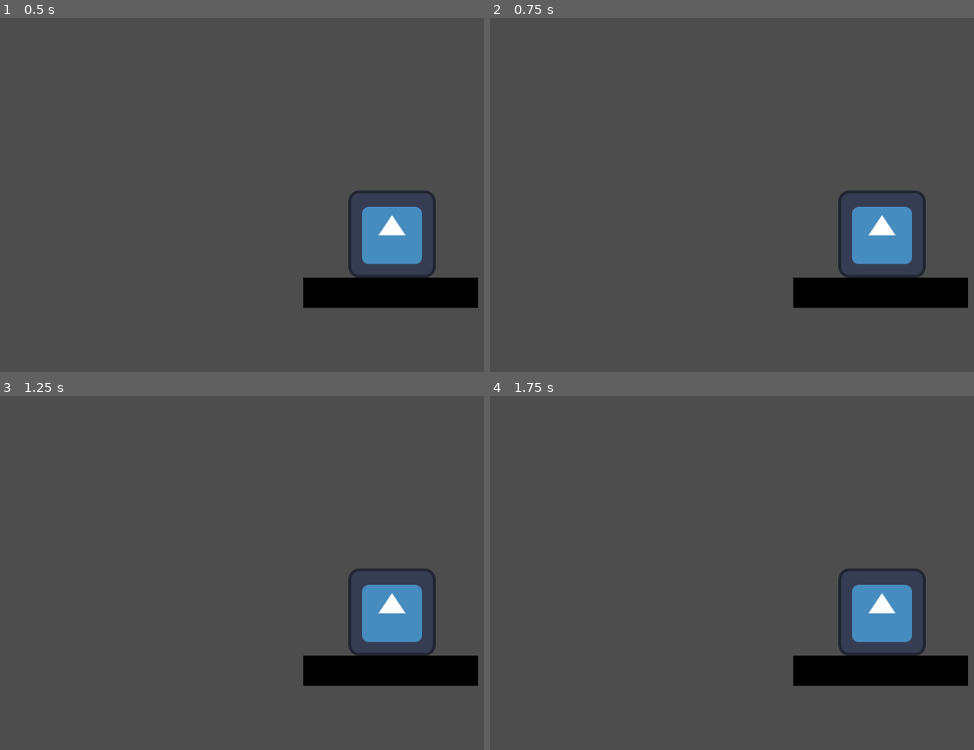
Above: before the commit, frames 1-4 (two rows, left to right).
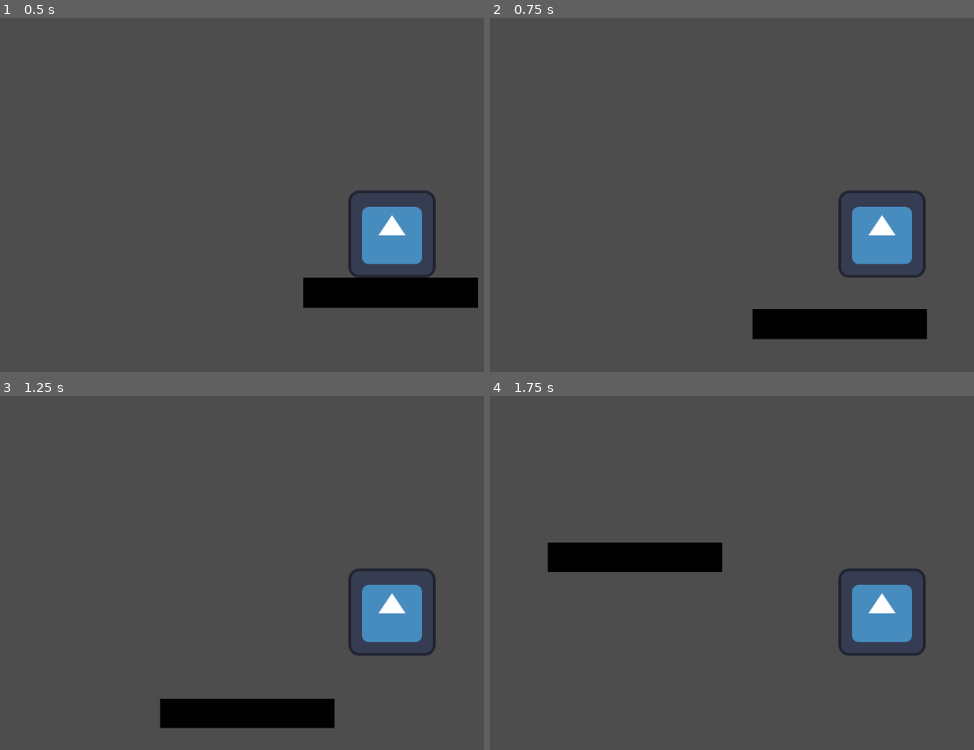
Above: after the commit, the same moments.

Repository: facundooli/plataformero
Game: Godot game, scene res://nivel.tscn
The game is run twice, just before and just after one commit, with the same random seed, the same clock (stepped at 60 frames per second) and the same inputs. Before the commit the project has no main scene; this scene is started directly in both runs. The engine's default icon, where the game draws it, is replaced by a stand-in: a white triangle on a blue panel in a dark square.
Inputs:
- Up to frame 1 (0.5 s): no input
- Up to frame 2 (0.75 s): tap Enter at 0.5 s; hold D (derecha, bound only after the commit) from 0.53 s (still down); tap W (salto, bound only after the commit) at 0.6 s
- Up to frame 3 (1.25 s): keep holding D (derecha, bound only after the commit); tap W (salto, bound only after the commit) at 0.77, 1.07 s
- Up to frame 4 (1.75 s): keep holding D (derecha, bound only after the commit); tap W (salto, bound only after the commit) at 1.35, 1.52 s

Frame 1 is identical in both runs. In frame 2, 6.2% of the frame differs, in the area x 54-99%, y 73-91%; in frame 3, 6.1%; in frame 4, 6.1%.

Commit message:
agregar controles kugador

Diff:
--- a/plataformero/project.godot
+++ b/plataformero/project.godot
@@ -11,5 +11,27 @@
 [application]
 
 config/name="plataformero"
+run/main_scene="uid://cv7r8gunl7fpq"
 config/features=PackedStringArray("4.5", "Forward Plus")
 config/icon="res://icon.svg"
+
+[input]
+
+salto={
+"deadzone": 0.2,
+"events": [Object(InputEventKey,"resource_local_to_scene":false,"resource_name":"","device":-1,"window_id":0,"alt_pressed":false,"shift_pressed":false,"ctrl_pressed":false,"meta_pressed":false,"pressed":false,"keycode":0,"physical_keycode":87,"key_label":0,"unicode":119,"location":0,"echo":false,"script":null)
+, Object(InputEventKey,"resource_local_to_scene":false,"resource_name":"","device":-1,"window_id":0,"alt_pressed":false,"shift_pressed":false,"ctrl_pressed":false,"meta_pressed":false,"pressed":false,"keycode":0,"physical_keycode":4194320,"key_label":0,"unicode":0,"location":0,"echo":false,"script":null)
+]
+}
+derecha={
+"deadzone": 0.2,
+"events": [Object(InputEventKey,"resource_local_to_scene":false,"resource_name":"","device":-1,"window_id":0,"alt_pressed":false,"shift_pressed":false,"ctrl_pressed":false,"meta_pressed":false,"pressed":false,"keycode":0,"physical_keycode":68,"key_label":0,"unicode":100,"location":0,"echo":false,"script":null)
+, Object(InputEventKey,"resource_local_to_scene":false,"resource_name":"","device":-1,"window_id":0,"alt_pressed":false,"shift_pressed":false,"ctrl_pressed":false,"meta_pressed":false,"pressed":false,"keycode":0,"physical_keycode":4194321,"key_label":0,"unicode":0,"location":0,"echo":false,"script":null)
+]
+}
+izquierda={
+"deadzone": 0.2,
+"events": [Object(InputEventKey,"resource_local_to_scene":false,"resource_name":"","device":-1,"window_id":0,"alt_pressed":false,"shift_pressed":false,"ctrl_pressed":false,"meta_pressed":false,"pressed":false,"keycode":0,"physical_keycode":65,"key_label":0,"unicode":97,"location":0,"echo":false,"script":null)
+, Object(InputEventKey,"resource_local_to_scene":false,"resource_name":"","device":-1,"window_id":0,"alt_pressed":false,"shift_pressed":false,"ctrl_pressed":false,"meta_pressed":false,"pressed":false,"keycode":0,"physical_keycode":4194319,"key_label":0,"unicode":0,"location":0,"echo":false,"script":null)
+]
+}
